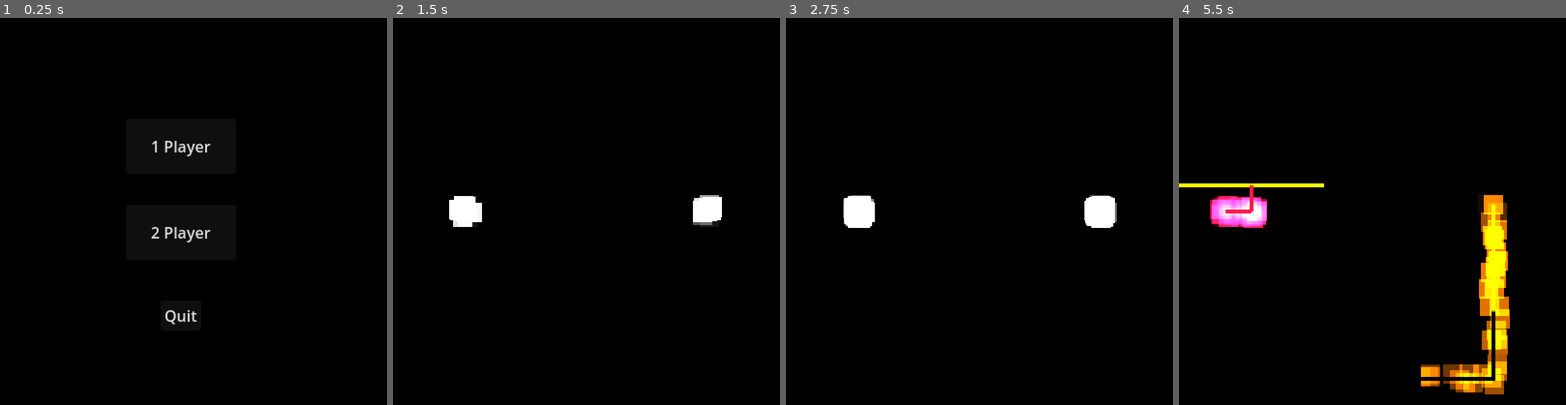
Above: before the commit, frames 1-4 (left to right).
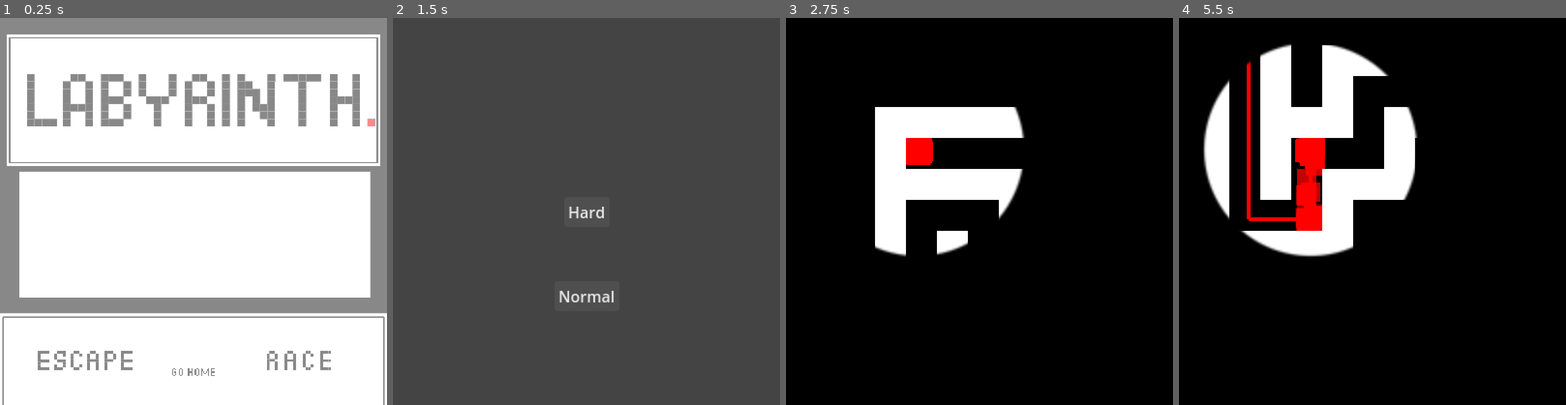
Above: after the commit, the same moments.

Repository: Cjiminez2/GameDesign
Game: Godot game, scene res://scenes/title_screen.tscn
Two runs of this game, one before a commit and one after it. Both use one fixed random seed, a clock stepped at 60 frames per second and the inputs below.
Inputs (mouse positions are in pixels of both pictures, inside the frame that each line leads up to):
- Up to frame 1 (0.25 s): no input
- Up to frame 2 (1.5 s): click (478, 358) at 0.52 s; click (574, 230) at 1.25 s, where only the run before the commit has a clickable "2 Player"
- Up to frame 3 (2.75 s): click (979, 296) at 2 s, where only the run after the commit has a clickable "Normal"
- Up to frame 4 (5.5 s): tap Enter (one_ready) at 2.75, 4.35 s; hold Right (right_1) 2.78-3.53 s; tap S (down_2) at 2.85 s; hold Down (down_1) 3.53-4.28 s; tap A (left_2) at 3.6 s; hold Right (right_1) 4.28-5.03 s; hold Up (up_1) from 5.03 s (still down); tap D (right_2) at 5.1 s

The runs differ from the first frame. In frame 1, 100% of the frame differs, in the area x 0-100%, y 0-100%; in frame 2, 100%; in frame 3, 10%; in frame 4, 20%.

Commit message:
Added smoother scene transitions - And changed the Quit to Go Home

Diff:
--- a/mazerunner/project.godot
+++ b/mazerunner/project.godot
@@ -14,6 +14,10 @@
 run/main_scene="uid://duicwtrxwx72p"
 config/features=PackedStringArray("4.4", "Forward Plus")
 config/icon="res://icon.svg"
+
+[autoload]
+
+Global="*res://scripts/global.gd"
 
 [display]
 
--- a/mazerunner/scenes/map.tscn
+++ b/mazerunner/scenes/map.tscn
@@ -1,9 +1,10 @@
-[gd_scene load_steps=12 format=3 uid="uid://02bu8ramsuor"]
+[gd_scene load_steps=13 format=3 uid="uid://02bu8ramsuor"]
 
 [ext_resource type="Script" uid="uid://tsl7tc2dqyt6" path="res://scripts/map.gd" id="1_0cso3"]
 [ext_resource type="Texture2D" uid="uid://c1h1jfwme41n3" path="res://squares3.png" id="2_2klcf"]
 [ext_resource type="PackedScene" uid="uid://coan3q88lkyio" path="res://scenes/player_square.tscn" id="3_2lpho"]
 [ext_resource type="PackedScene" uid="uid://b6obkuu3066ih" path="res://scenes/hud.tscn" id="4_nakos"]
+[ext_resource type="PackedScene" uid="uid://cgfeb12u6er2t" path="res://scenes/screen_transition.tscn" id="5_2klcf"]
 
 [sub_resource type="PhysicsMaterial" id="PhysicsMaterial_0cso3"]
 
@@ -78,6 +79,8 @@
 
 [node name="HUD" parent="." instance=ExtResource("4_nakos")]
 
+[node name="ScreenTransition" parent="HUD" instance=ExtResource("5_2klcf")]
+
 [connection signal="body_entered" from="Goal" to="." method="_on_goal_body_entered"]
 [connection signal="start_hard" from="HUD" to="." method="_new_hard"]
 [connection signal="start_normal" from="HUD" to="." method="_new_normal"]
--- /dev/null
+++ b/mazerunner/scenes/screen_transition.tscn
@@ -0,0 +1,70 @@
+[gd_scene load_steps=5 format=3 uid="uid://cgfeb12u6er2t"]
+
+[sub_resource type="Animation" id="Animation_yu5p1"]
+length = 0.001
+tracks/0/type = "value"
+tracks/0/imported = false
+tracks/0/enabled = true
+tracks/0/path = NodePath("ColorRect:color")
+tracks/0/interp = 1
+tracks/0/loop_wrap = true
+tracks/0/keys = {
+"times": PackedFloat32Array(0),
+"transitions": PackedFloat32Array(1),
+"update": 0,
+"values": [Color(1, 1, 1, 0)]
+}
+
+[sub_resource type="Animation" id="Animation_bev2w"]
+resource_name = "fade_in"
+length = 0.5
+tracks/0/type = "value"
+tracks/0/imported = false
+tracks/0/enabled = true
+tracks/0/path = NodePath("ColorRect:color")
+tracks/0/interp = 1
+tracks/0/loop_wrap = true
+tracks/0/keys = {
+"times": PackedFloat32Array(0, 0.5),
+"transitions": PackedFloat32Array(1, 1),
+"update": 0,
+"values": [Color(1, 1, 1, 0), Color(1, 1, 1, 1)]
+}
+
+[sub_resource type="Animation" id="Animation_5b10v"]
+resource_name = "fade_out"
+length = 0.5
+tracks/0/type = "value"
+tracks/0/imported = false
+tracks/0/enabled = true
+tracks/0/path = NodePath("ColorRect:color")
+tracks/0/interp = 1
+tracks/0/loop_wrap = true
+tracks/0/keys = {
+"times": PackedFloat32Array(0, 0.5),
+"transitions": PackedFloat32Array(1, 1),
+"update": 0,
+"values": [Color(1, 1, 1, 1), Color(1, 1, 1, 0)]
+}
+
+[sub_resource type="AnimationLibrary" id="AnimationLibrary_pepwg"]
+_data = {
+&"RESET": SubResource("Animation_yu5p1"),
+&"fade_in": SubResource("Animation_bev2w"),
+&"fade_out": SubResource("Animation_5b10v")
+}
+
+[node name="ScreenTransition" type="Node2D"]
+
+[node name="ColorRect" type="ColorRect" parent="."]
+offset_left = -53.0
+offset_top = -22.0
+offset_right = 469.0
+offset_bottom = 431.0
+mouse_filter = 2
+color = Color(1, 1, 1, 0)
+
+[node name="AnimationPlayer" type="AnimationPlayer" parent="."]
+libraries = {
+&"": SubResource("AnimationLibrary_pepwg")
+}
--- a/mazerunner/scenes/split_screen.tscn
+++ b/mazerunner/scenes/split_screen.tscn
@@ -1,9 +1,10 @@
-[gd_scene load_steps=5 format=3 uid="uid://bj6po1n3e5xbx"]
+[gd_scene load_steps=6 format=3 uid="uid://bj6po1n3e5xbx"]
 
 [ext_resource type="Script" uid="uid://brrrw65minkp8" path="res://scripts/split_screen.gd" id="1_c5m37"]
 [ext_resource type="Script" uid="uid://b01acv2rycs1" path="res://scripts/p_2_camera.gd" id="2_b2tsv"]
 [ext_resource type="PackedScene" uid="uid://dv58iofs3efr0" path="res://scenes/split_world.tscn" id="4_b2tsv"]
 [ext_resource type="Script" uid="uid://dwgqpvcfb8p1r" path="res://scripts/p_1_camera.gd" id="4_utmev"]
+[ext_resource type="PackedScene" uid="uid://cgfeb12u6er2t" path="res://scenes/screen_transition.tscn" id="5_utmev"]
 
 [node name="SplitScreen" type="Node"]
 script = ExtResource("1_c5m37")
@@ -57,3 +58,8 @@
 script = ExtResource("4_utmev")
 
 [node name="World" parent="Splitter/P1Container/P1View" instance=ExtResource("4_b2tsv")]
+
+[node name="ScreenTransition" parent="Splitter" instance=ExtResource("5_utmev")]
+
+[connection signal="one_wins" from="Splitter/P1Container/P1View/World" to="." method="_on_one_wins"]
+[connection signal="two_wins" from="Splitter/P1Container/P1View/World" to="." method="_on_two_wins"]
--- a/mazerunner/scenes/title_screen.tscn
+++ b/mazerunner/scenes/title_screen.tscn
@@ -1,6 +1,11 @@
-[gd_scene load_steps=2 format=3 uid="uid://duicwtrxwx72p"]
+[gd_scene load_steps=7 format=3 uid="uid://duicwtrxwx72p"]
 
 [ext_resource type="Script" uid="uid://dn4n8dyywsb86" path="res://scripts/title_screen.gd" id="1_fgkus"]
+[ext_resource type="Texture2D" uid="uid://t128daier1ni" path="res://assets/LABYRINTH.png" id="2_sa3yf"]
+[ext_resource type="Texture2D" uid="uid://ba28akxsgcyln" path="res://assets/Escape.png" id="3_mgrm8"]
+[ext_resource type="Texture2D" uid="uid://bc7s2jdi3lav8" path="res://assets/Race.png" id="4_dc4i4"]
+[ext_resource type="PackedScene" uid="uid://cgfeb12u6er2t" path="res://scenes/screen_transition.tscn" id="5_dc4i4"]
+[ext_resource type="Texture2D" uid="uid://bvodu6s40q0so" path="res://assets/GO HOME.png" id="5_e54dn"]
 
 [node name="TitleScreen" type="Control"]
 layout_mode = 3
@@ -11,32 +16,45 @@
 grow_vertical = 2
 script = ExtResource("1_fgkus")
 
-[node name="1Player" type="Button" parent="."]
+[node name="Background" type="TextureRect" parent="."]
 layout_mode = 0
-offset_left = 130.0
-offset_top = 104.0
-offset_right = 244.0
-offset_bottom = 161.0
-text = "1 Player
-"
+offset_right = 400.0
+offset_bottom = 400.0
+texture = ExtResource("2_sa3yf")
+expand_mode = 1
 
-[node name="2Player" type="Button" parent="."]
+[node name="Escape" type="TextureButton" parent="."]
 layout_mode = 0
-offset_left = 130.0
-offset_top = 193.0
-offset_right = 244.0
-offset_bottom = 250.0
-text = "2 Player
-"
+offset_left = 37.0
+offset_top = 303.0
+offset_right = 139.0
+offset_bottom = 405.0
+texture_normal = ExtResource("3_mgrm8")
+ignore_texture_size = true
+stretch_mode = 0
 
-[node name="Quit" type="Button" parent="."]
+[node name="Race" type="TextureButton" parent="."]
 layout_mode = 0
-offset_left = 166.0
-offset_top = 292.0
-offset_right = 208.0
-offset_bottom = 323.0
-text = "Quit"
+offset_left = 274.0
+offset_top = 319.0
+offset_right = 344.0
+offset_bottom = 389.0
+texture_normal = ExtResource("4_dc4i4")
+ignore_texture_size = true
+stretch_mode = 0
 
-[connection signal="pressed" from="1Player" to="." method="_on_1player_pressed"]
-[connection signal="pressed" from="2Player" to="." method="_on_2player_pressed"]
-[connection signal="pressed" from="Quit" to="." method="_on_quit_pressed"]
+[node name="GoHome" type="TextureButton" parent="."]
+layout_mode = 0
+offset_left = 177.0
+offset_top = 343.0
+offset_right = 223.0
+offset_bottom = 389.0
+texture_normal = ExtResource("5_e54dn")
+ignore_texture_size = true
+stretch_mode = 0
+
+[node name="ScreenTransition" parent="." instance=ExtResource("5_dc4i4")]
+
+[connection signal="pressed" from="Escape" to="." method="_on_escape_pressed"]
+[connection signal="pressed" from="Race" to="." method="_on_race_pressed"]
+[connection signal="pressed" from="GoHome" to="." method="_on_go_home_pressed"]
--- /dev/null
+++ b/mazerunner/scripts/global.gd
@@ -0,0 +1,20 @@
+extends Node
+var current_scene = null
+
+func _ready() -> void:
+	var root = get_tree().root
+	current_scene = root.get_child(-1)
+
+func goto_scene(path):
+	_deferred_goto_scene.call_deferred(path)
+
+func _deferred_goto_scene(path):
+	current_scene.free()
+
+	#Load scene
+	var scene = ResourceLoader.load(path)
+	current_scene = scene.instantiate()
+
+	#Add to scene as child of root
+	get_tree().root.add_child(current_scene)
+	get_tree().current_scene = current_scene
--- a/mazerunner/scripts/map.gd
+++ b/mazerunner/scripts/map.gd
@@ -1,5 +1,6 @@
 extends Node
 #Common variables
+@onready var transition: AnimationPlayer = $HUD/ScreenTransition/AnimationPlayer
 @onready var maze_grid: TileMapLayer = $MazeGrid
 @onready var player: CharacterBody2D = $PlayerSquare
 @onready var sprite: Sprite2D = $PlayerSquare/Sprite2D
@@ -118,4 +119,10 @@
 	pass
 
 func _on_goal_body_entered(_body: Node2D) -> void:
-	get_tree().change_scene_to_file("res://scenes/title_screen.tscn")
+	transition.play("fade_in")
+	await get_tree().create_timer(1.0).timeout
+	Global.goto_scene("res://scenes/title_screen.tscn")
+
+func _ready() -> void:
+	transition.get_parent().get_node("ColorRect").color.a = 255
+	transition.play("fade_out")
--- a/mazerunner/scripts/split_screen.gd
+++ b/mazerunner/scripts/split_screen.gd
@@ -1,5 +1,6 @@
 extends Node
 
+@onready var transition: AnimationPlayer = $Splitter/ScreenTransition/AnimationPlayer
 @onready var view_one: SubViewport = $Splitter/P1Container/P1View
 @onready var view_two: SubViewport = $Splitter/P2Container/P2View
 @onready var camera_one: Camera2D = $Splitter/P1Container/P1View/P1Camera
@@ -8,6 +9,8 @@
 
 # Called when the node enters the scene tree for the first time.
 func _ready() -> void:
+	transition.get_parent().get_node("ColorRect").color.a = 255
+	transition.play("fade_out")
 	view_two.world_2d = view_one.world_2d
 	camera_one.target = map.get_node("Player1")
 	camera_two.target = map.get_node("Player2")
@@ -16,3 +19,15 @@
 # Called every frame. 'delta' is the elapsed time since the previous frame.
 func _process(delta: float) -> void:
 	pass
+
+
+func _on_one_wins() -> void:
+	transition.play("fade_in")
+	await get_tree().create_timer(1.0).timeout
+	Global.goto_scene("res://scenes/title_screen.tscn")
+
+
+func _on_two_wins() -> void:
+	transition.play("fade_in")
+	await get_tree().create_timer(1.0).timeout
+	Global.goto_scene("res://scenes/title_screen.tscn")
--- a/mazerunner/scripts/split_world.gd
+++ b/mazerunner/scripts/split_world.gd
@@ -1,4 +1,7 @@
 extends Node
+
+signal one_wins
+signal two_wins
 #Common variables
 @onready var maze_grid: TileMapLayer = $MazeGrid
 @onready var second_grid: TileMapLayer = $MazeGrid2
@@ -178,8 +181,8 @@
 	_choose_color()
 
 func _on_goal_body_entered(_body: Node2D) -> void:
-	get_tree().change_scene_to_file("res://scenes/title_screen.tscn")
+	emit_signal("one_wins")
 
 
 func _on_goal_2_body_entered(_body: Node2D) -> void:
-	get_tree().change_scene_to_file("res://scenes/title_screen.tscn")
+	emit_signal("two_wins")
--- a/mazerunner/scripts/title_screen.gd
+++ b/mazerunner/scripts/title_screen.gd
@@ -1,10 +1,20 @@
 extends Control
+@onready var transition: AnimationPlayer = $ScreenTransition/AnimationPlayer
 
-func _on_1player_pressed() -> void:
-	get_tree().change_scene_to_file("res://scenes/map.tscn")
+func _ready() -> void:
+	transition.get_parent().get_node("ColorRect").color.a = 255
+	transition.play("fade_out")
 
-func _on_2player_pressed() -> void:
-	get_tree().change_scene_to_file("res://scenes/split_screen.tscn")
+func _on_escape_pressed() -> void:
+	transition.play("fade_in")
+	await get_tree().create_timer(0.5).timeout
+	Global.goto_scene("res://scenes/map.tscn")
 
-func _on_quit_pressed() -> void:
+func _on_race_pressed() -> void:
+	transition.play("fade_in")
+	await get_tree().create_timer(0.5).timeout
+	Global.goto_scene("res://scenes/split_screen.tscn")
+
+
+func _on_go_home_pressed() -> void:
 	get_tree().quit()
Binary file added: mazerunner/assets/E.png
Not shown, added: mazerunner/assets/E.png.import
Binary file added: mazerunner/assets/Escape.png
Not shown, added: mazerunner/assets/Escape.png.import
Binary file added: mazerunner/assets/GO HOME.png
Not shown, added: mazerunner/assets/GO HOME.png.import
Binary file added: mazerunner/assets/H.png
Not shown, added: mazerunner/assets/H.png.import
Binary file added: mazerunner/assets/LABYRINTH.png
Not shown, added: mazerunner/assets/LABYRINTH.png.import
Binary file added: mazerunner/assets/Race.png
Not shown, added: mazerunner/assets/Race.png.import
(and 1 more such lines)
